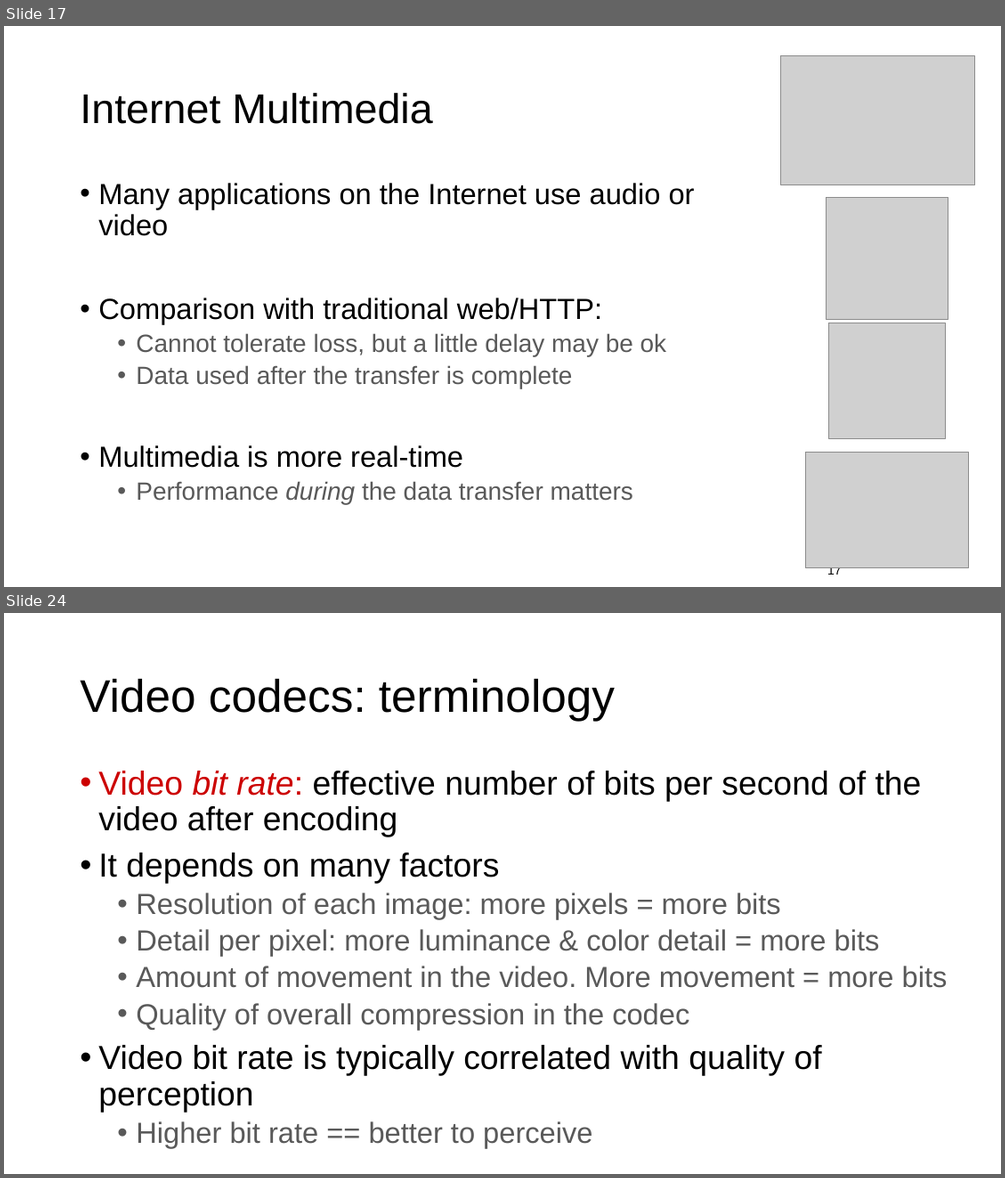
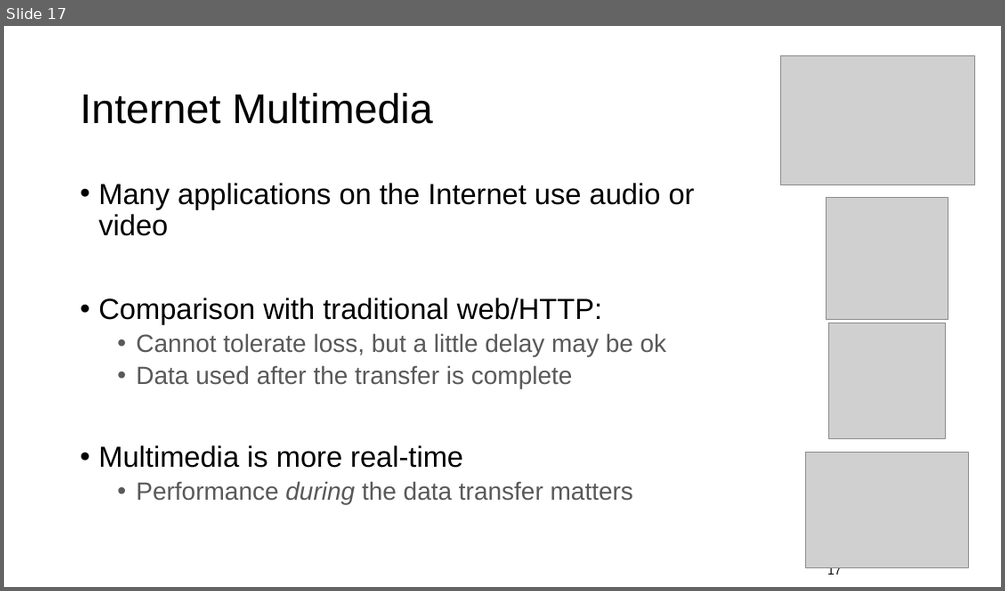
Before and after one commit to ngsrinivas/coursegen, a slide deck: ex/352-F24/staging/352-F24/lectures/08-app-http3-video.pptx. Shown one above the other, each under a label of ours: slides 17 and 24 before the commit, slide 17 after it; the slides between them are not shown. The pictures are 1005x1178 and 1005x591 pixels, drawn with LibreOffice and Linux fonts; fonts in the diff are those of the drawing; grey boxes stand for pictures. Boxes give left, top, right and bottom in pixels: in the first picture for what was removed or moved away, otherwise in the second. Text is boxed around its words. In the diff, an @@ line names an element or a change of style, - is before the commit and + after.

```diff
--- a/ex/352-F24/staging/352-F24/lectures/08-app-http3-video.pptx
+++ b/ex/352-F24/staging/352-F24/lectures/08-app-http3-video.pptx
@@ slide 24 removed at [4, 613, 1001, 1174], background #FFFFFF @@
@@ title removed at [80, 678, 615, 721] @@
-Video codecs: terminology
@@ text removed at [98, 771, 947, 1148] @@
-• Video bit rate: effective number of bits per second of the video after encoding
-• It depends on many factors
-  • Resolution of each image: more pixels = more bits
-  • Detail per pixel: more luminance & color detail = more bits
-  • Amount of movement in the video. More movement = more bits
-  • Quality of overall compression in the codec
-• Video bit rate is typically correlated with quality of perception
-  • Higher bit rate == better to perceive
```
Also in this commit, not shown: 21 other slides removed, 1 other file.
